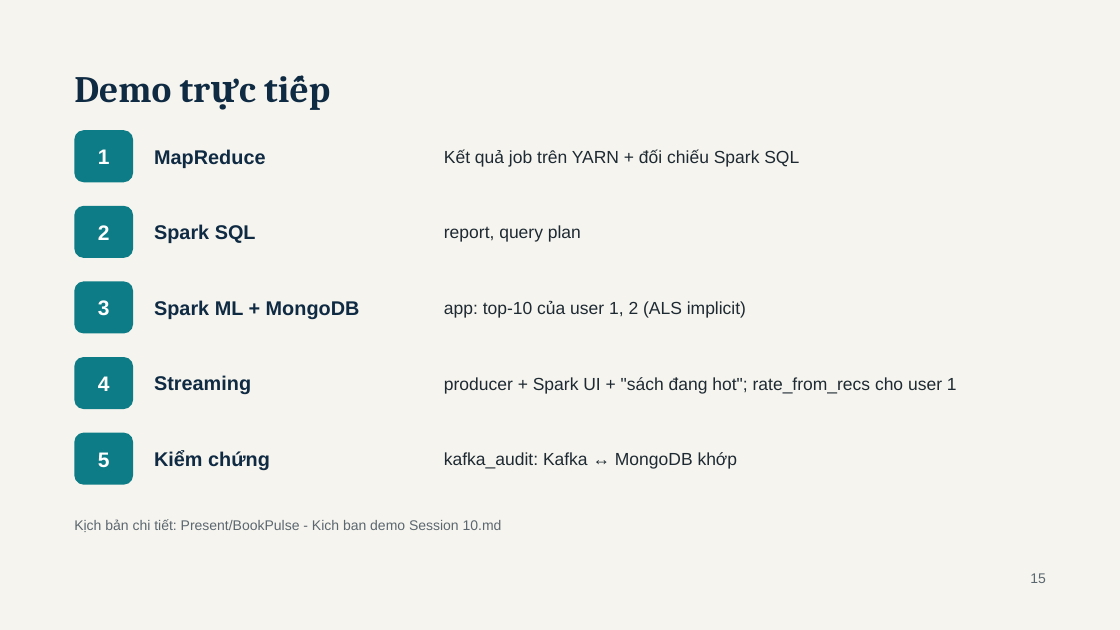
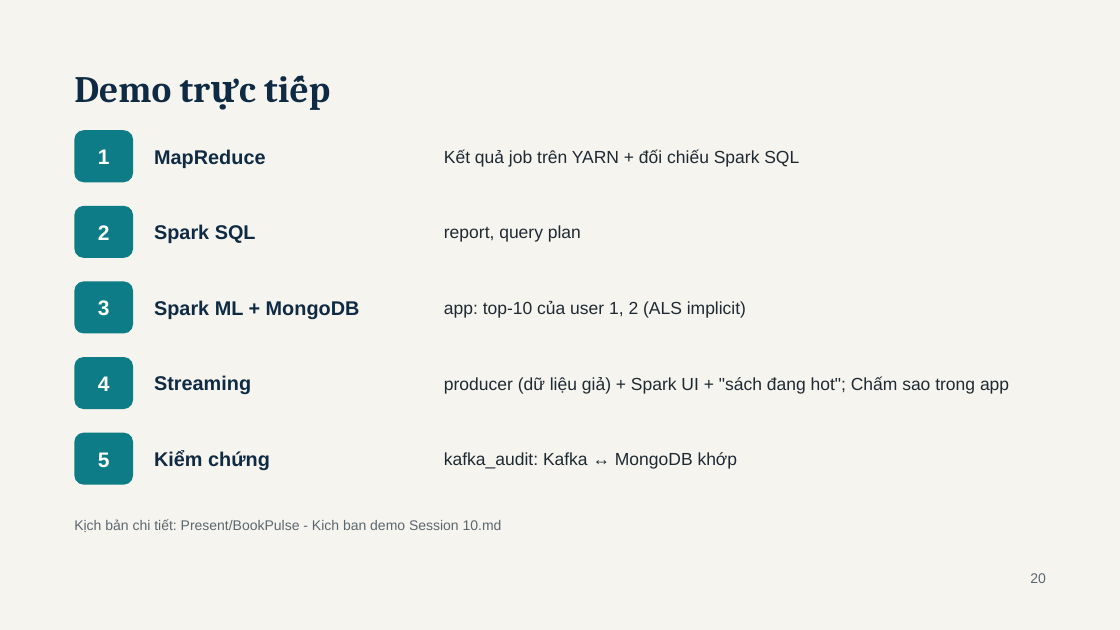
Before and after one commit to haoluonghuynhngoc/Group_06_BigData, a slide deck: slide 20 of Present/BookPulse - BDA501 Session 10 Final Presentation.pptx (slide 15 before the commit). Drawn at 1120x630 pixels with LibreOffice and Linux fonts; fonts in the diff are those of the drawing. Boxes give left, top, right and bottom in pixels: in the first picture for what was removed or moved away, otherwise in the second. Text is boxed around its words. In the diff, an @@ line names an element or a change of style, - is before the commit and + after.

Commit message:
Decks: Session 10 adds agenda, batch 4-step, one-event stream flow, fixes-after-review, detail architecture next to overview; Session 8 reworked as why topic -> architecture -> what it implies, team title, demo slide; slimmer detail diagram, shorter text; scripts, Q&A and demo refs renumbered

```diff
--- a/Present/BookPulse - BDA501 Session 10 Final Presentation.pptx
+++ b/Present/BookPulse - BDA501 Session 10 Final Presentation.pptx
@@ text at [444,376,1009,394]: text changed @@
-producer + Spark UI + "sách đang hot"; rate_from_recs cho user 1
+producer (dữ liệu giả) + Spark UI + "sách đang hot"; Chấm sao trong app
@@ text at [1030,573,1046,583]: text changed @@
-15
+20
```
Also in this commit, not shown: 14 other slides changed, 4 slides added, 5 other files.
